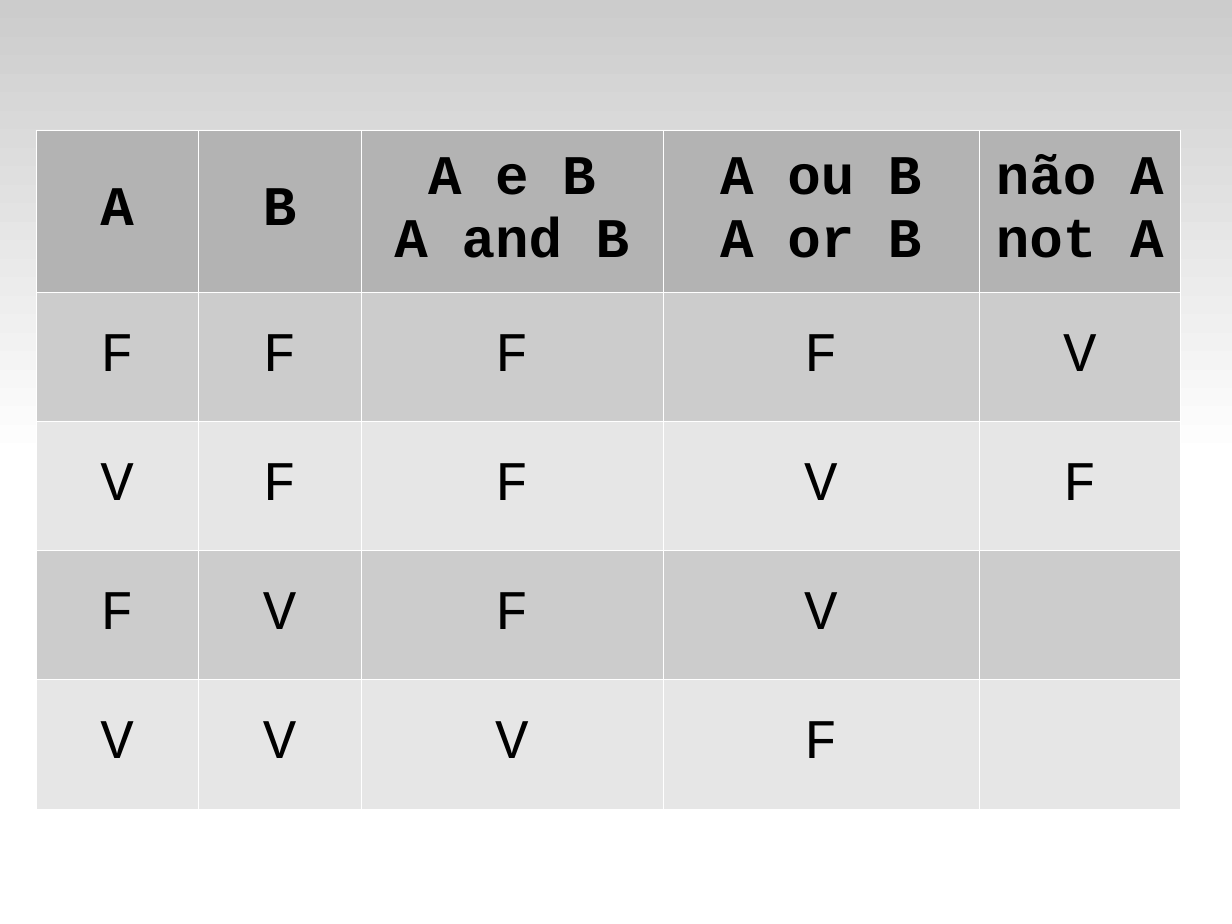
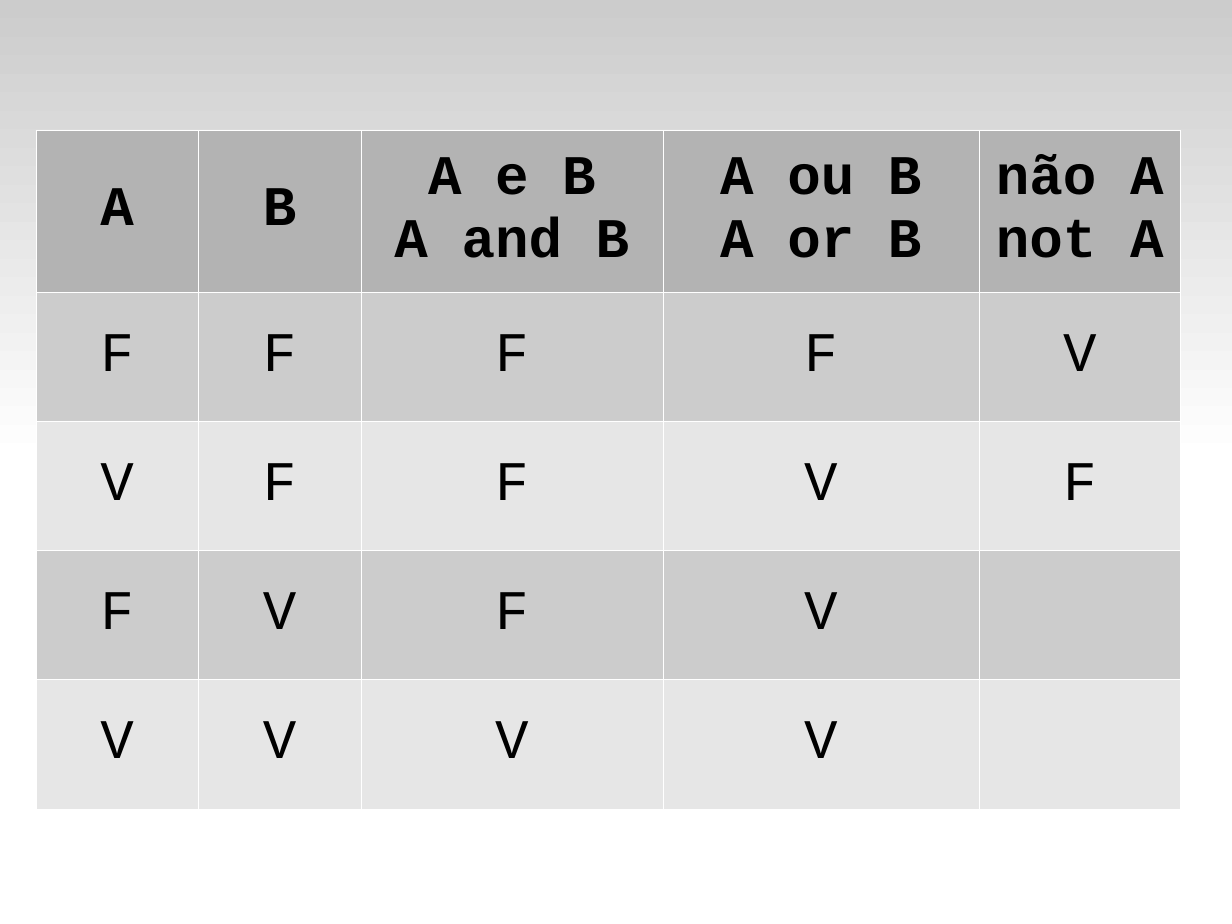
Before and after one commit to fsantanna-uerj/IPD, a slide deck: slide 11 of slides/ipd-02.odp. Drawn at 1232x924 pixels with LibreOffice and Linux fonts; fonts in the diff are those of the drawing. Boxes give left, top, right and bottom in pixels: in the first picture for what was removed or moved away, otherwise in the second. Text is boxed around its words. In the diff, an @@ line names an element or a change of style, - is before the commit and + after.

```diff
--- a/slides/ipd-02.odp
+++ b/slides/ipd-02.odp
@@ table at <box>36,130,1182,808</box> @@
-row 5, column 4: F
+row 5, column 4: V
```
Also in this commit, not shown: 5 other files.
